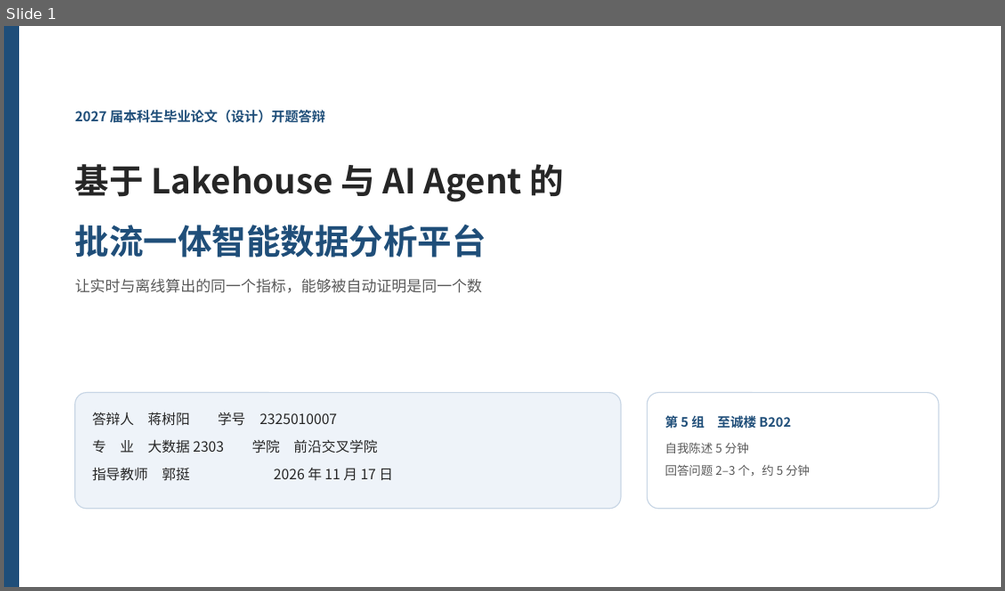
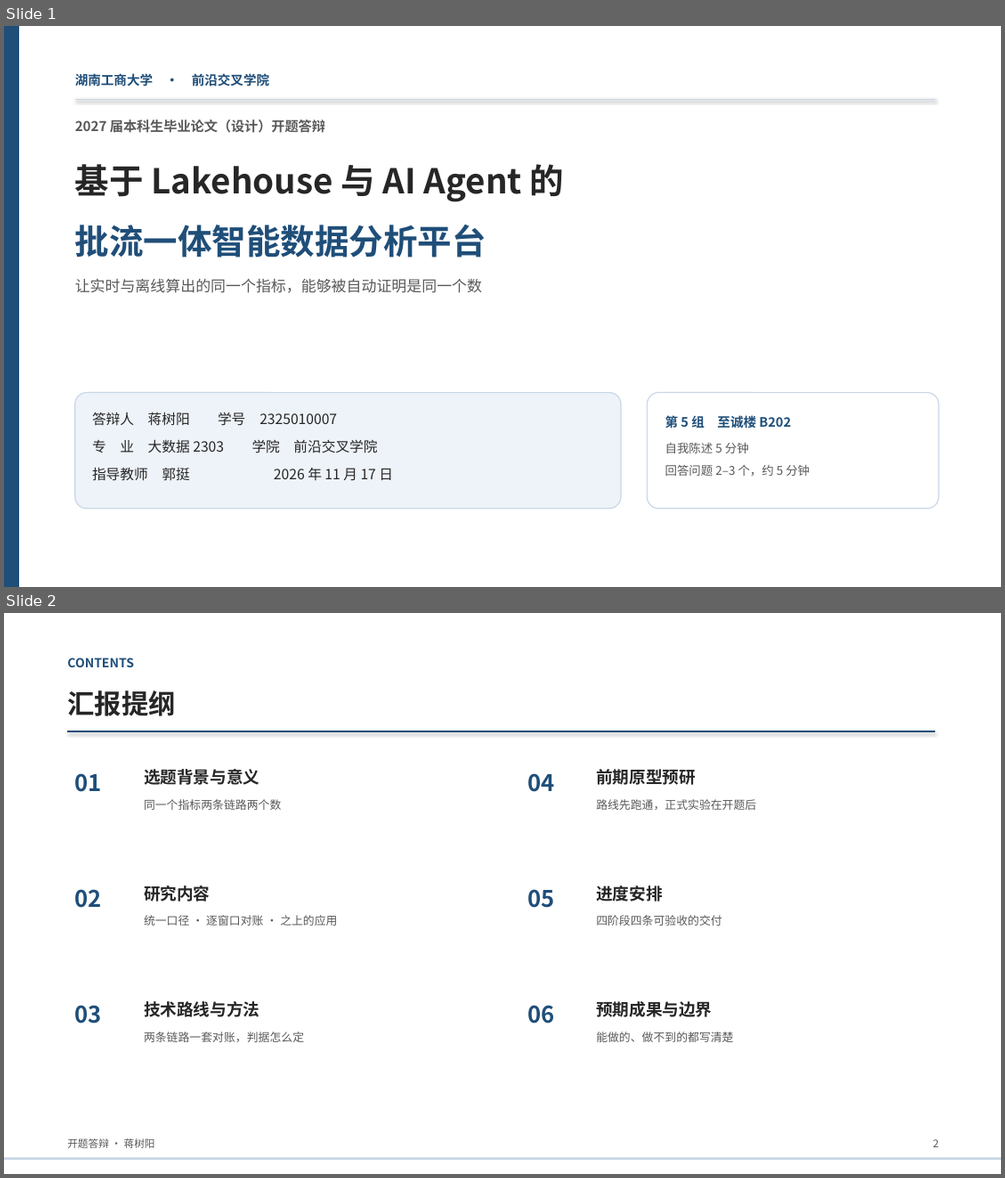
Before and after one commit to suntree-j/dsh-workspace, a slide deck: intelligent-data-platform/docs/thesis/答辩材料/开题答辩_蒋树阳.pptx. Shown one above the other, each under a label of ours: slide 1 before the commit, slides 1 and 2 after it. The pictures are 1005x591 and 1005x1178 pixels, drawn with LibreOffice and Linux fonts; fonts in the diff are those of the drawing. Boxes give left, top, right and bottom in pixels: in the first picture for what was removed or moved away, otherwise in the second. Text is boxed around its words. In the diff, an @@ line names an element or a change of style, - is before the commit and + after.

Commit message:
docs(defense): PPT 参照校内模板补目录页与致谢页，新增项目技术讲解十二讲

```diff
--- a/intelligent-data-platform/docs/thesis/答辩材料/开题答辩_蒋树阳.pptx
+++ b/intelligent-data-platform/docs/thesis/答辩材料/开题答辩_蒋树阳.pptx
@@ slide 2 added at box(4, 613, 1001, 1174), background #FFFFFF @@
@@ text added at box(67, 657, 134, 667), 12 pt, text #1F4E79, bold @@
+CONTENTS
@@ text added at box(67, 690, 175, 716), 26 pt, text #262626, bold @@
+汇报提纲
@@ line added from (67, 731) to (935, 731), #1F4E79 1.5 pt @@
@@ text added at box(144, 769, 259, 785), 16 pt, text #262626, bold @@
+选题背景与意义
@@ text added at box(596, 769, 696, 785), 16 pt, text #262626, bold @@
+前期原型预研
@@ text added at box(75, 773, 102, 792), 22 pt, text #1F4E79, bold @@
+01
@@ text added at box(144, 799, 281, 810), 11 pt, text #595959 @@
+同一个指标两条链路两个数
@@ text added at box(527, 773, 554, 792), 22 pt, text #1F4E79, bold @@
+04
@@ text added at box(596, 799, 756, 810), 11 pt, text #595959 @@
+路线先跑通，正式实验在开题后
@@ text added at box(75, 889, 102, 908), 22 pt, text #1F4E79, bold @@
+02
@@ text added at box(144, 885, 210, 901), 16 pt, text #262626, bold @@
+研究内容
@@ text added at box(527, 889, 554, 908), 22 pt, text #1F4E79, bold @@
+05
@@ text added at box(596, 885, 662, 901), 16 pt, text #262626, bold @@
+进度安排
@@ text added at box(144, 915, 337, 925), 11 pt, text #595959 @@
+统一口径 · 逐窗口对账 · 之上的应用
@@ text added at box(596, 915, 721, 925), 11 pt, text #595959 @@
+四阶段四条可验收的交付
@@ text added at box(75, 1005, 102, 1023), 22 pt, text #1F4E79, bold @@
+03
@@ text added at box(144, 1001, 259, 1017), 16 pt, text #262626, bold @@
+技术路线与方法
@@ text added at box(527, 1005, 554, 1023), 22 pt, text #1F4E79, bold @@
+06
@@ text added at box(596, 1001, 712, 1017), 16 pt, text #262626, bold @@
+预期成果与边界
@@ text added at box(144, 1031, 304, 1042), 11 pt, text #595959 @@
+两条链路一套对账，判据怎么定
@@ text added at box(596, 1031, 733, 1042), 11 pt, text #595959 @@
+能做的、做不到的都写清楚
@@ text added at box(67, 1138, 155, 1148), 10 pt, text #595959 @@
+开题答辩 · 蒋树阳
@@ text added at box(933, 1139, 938, 1147), 10 pt, text #595959 @@
+2
@@ rectangle added at box(4, 1158, 1001, 1159), fill #C8D6E5 @@
@@ slide 1 changed as well @@
@@ text added at box(75, 73, 269, 87), 12.5 pt, text #1F4E79, bold @@
+湖南工商大学 · 前沿交叉学院
@@ line added from (75, 99) to (935, 99), #C8D6E5 1 pt @@
@@ text "2027 届本科生毕业论文（设计）开题答辩": place and size @@
-text "2027 届本科生毕业论文（设计）开题答辩" at box(75, 110, 325, 123)
+text "2027 届本科生毕业论文（设计）开题答辩" at box(75, 119, 325, 133)
@@ text "2027 届本科生毕业论文（设计）开题答辩" at box(75, 119, 325, 133): text colour #1F4E79 to #595959 @@
```
Also in this commit, not shown: 7 other slides changed, 1 other slide added, 3 other files.
